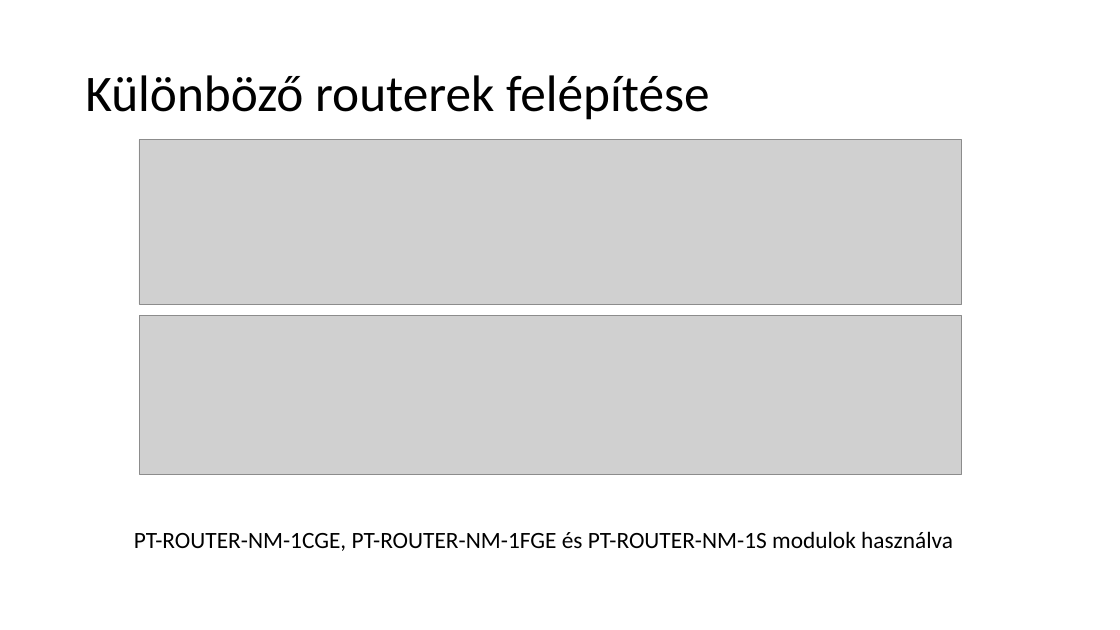
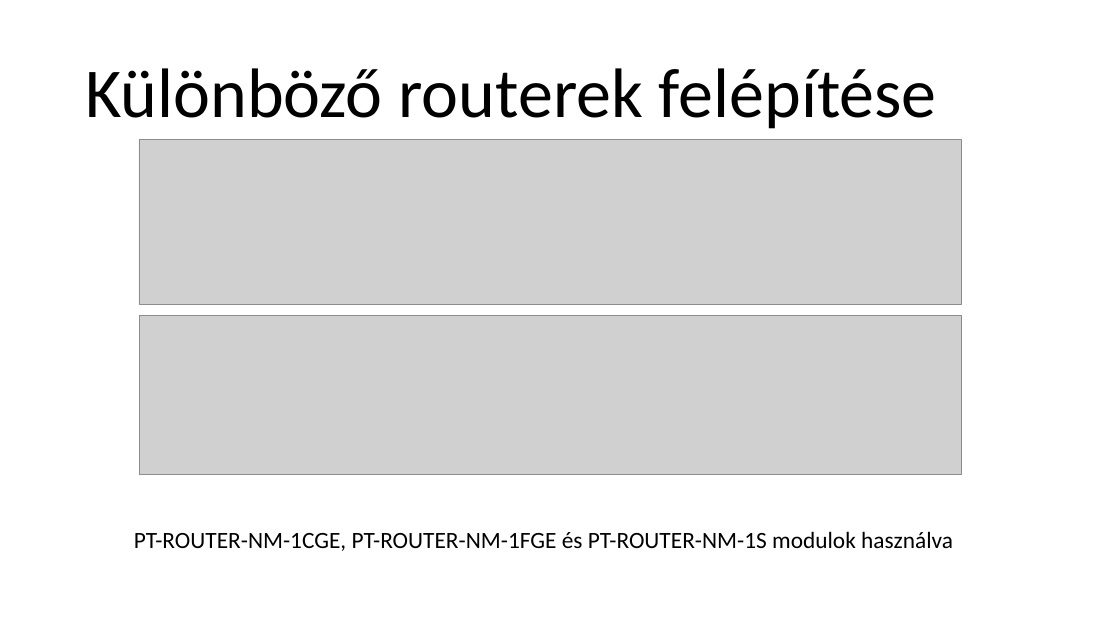
Before and after one commit to belain3d/halozatProjektek, a slide deck: slide 7 of 2-3-Projektmunka.pptx. Drawn at 1120x630 pixels with LibreOffice and Linux fonts; fonts in the diff are those of the drawing; grey boxes stand for pictures. Boxes give left, top, right and bottom in pixels: in the first picture for what was removed or moved away, otherwise in the second. Text is boxed around its words. In the diff, an @@ line names an element or a change of style, - is before the commit and + after.

```diff
--- a/2-3-Projektmunka.pptx
+++ b/2-3-Projektmunka.pptx
@@ title "Különböző routerek felépítése" at (85,68,937,129): size 44 to 60 pt @@
```
Also in this commit, not shown: 6 other slides changed.
